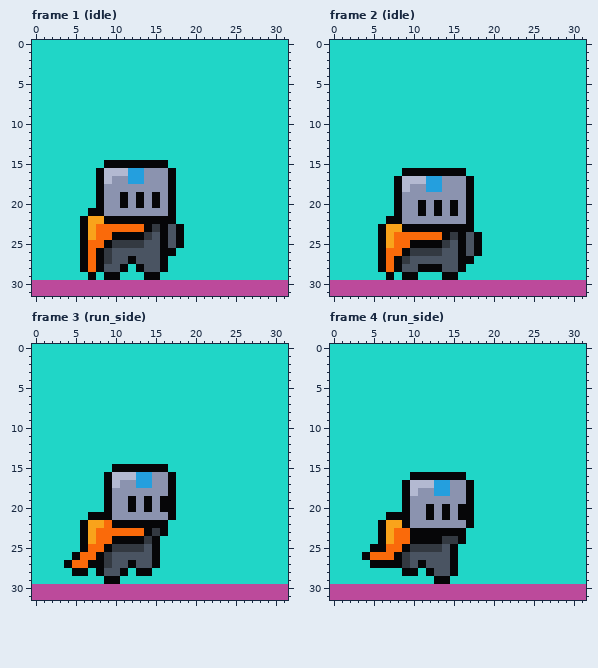
Pixel-art file: assets/sprites/WIP/Knight.ase. The picture above is the old version.
32x32 pixels, 13 frames. Shown: frame 1 (idle), frame 2 (idle), frame 3 (run_side), frame 4 (run_side). The commit also changed other frames, which this record leaves out.
The result:
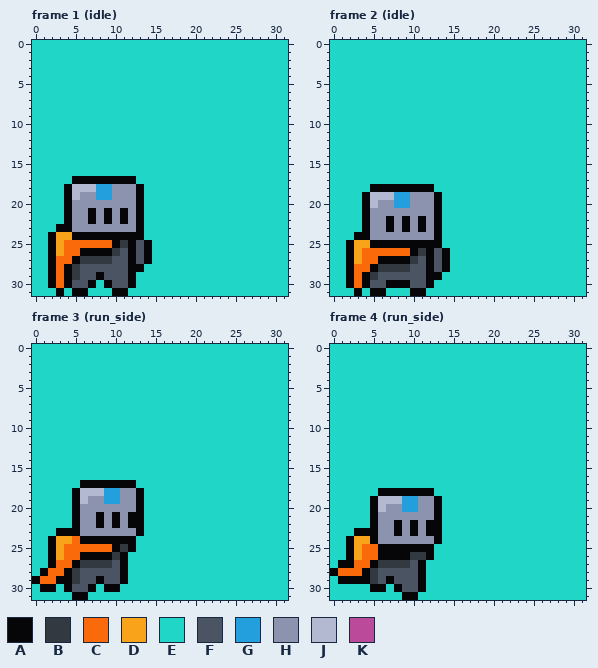
Palette (. is transparent): A #060608  B #333941  C #fa6a0a  D #f9a31b  E #20d6c7  F #4a5462  G #249fde  H #8b93af  J #b3b9d1  K #bc4a9b
The edit:
Changed rows in their new state; - is an unchanged pixel.
Frame 1 (idle), layers "knight", "Background":
first column x 0:
15 ---------EEEEEEEE---------------
16 --------EEEEEEEEEE--------------
17 -----AAA-AAAAEEEEE--------------
18 ----AJJJGG---AEEEE--------------
19 ----AJHHGG-H--EEEE--------------
20 ----AHHHH--H--EEEE--------------
21 ----AHH-HA-A-AEEEE--------------
22 ----AHHAH-H-H-EEEE--------------
23 ---AAHHHHHHHHAEEEEE-------------
24 --ADDA-AAA----EEEEE-------------
25 --ADCCC--CA-AFAEEEE-------------
26 --ADCC-A-AB-A-AEEE--------------
27 --ACCABBB-----AEE---------------
28 --ACABFFF--FA-EEE---------------
29 --ACABFFAFFFA-EE----------------
30 EEACAFFAEAFFAEEEEEEEEEEEEEEEEEEE
31 EEEAEAAEEEAAEEEEEEEEEEEEEEEEEEEE
Frame 2 (idle), layers "knight", "Background":
first column x 0:
16 ---------EEEEEEEE---------------
17 --------EEEEEEEEEE--------------
18 -----AAA-AAAAEEEEE--------------
19 ----AJJJGG---AEEEE--------------
20 ----AJHHGG-H--EEEE--------------
21 ----AHHHH--H--EEEE--------------
22 ----AHH-HA-A-AEEEE--------------
23 ----AHHAH-H-H-EEEE--------------
24 ---AAHHHHHHHHAEEEEE-------------
25 --ADDA-AAA----EEEEE-------------
26 --ADCCC--CA-AFAEEEE-------------
27 --ADCC-A-AB-A-AEEE--------------
28 --ACCABBBB-F-FAEE---------------
29 --ACABFFFFFFAAEE----------------
30 EEACAFFAAAFFAEEEEEEEEEEEEEEEEEEE
31 EEEAEAAEEEAAEEEEEEEEEEEEEEEEEEEE
Frame 3 (run_side), layers "knight", "Background":
first column x 0:
15 ----------EEEEEEE---------------
16 ---------EEEEEEEEE--------------
17 ------AAA-AAAEEEEE--------------
18 -----AJJJGG--AEEEE--------------
19 -----AJHHGG-HAEEEE--------------
20 -----AHHHH--HAEEEE--------------
21 -----AHH-HA-AAEEEE--------------
22 -----AHHAH-H--EEE---------------
23 ---AAAHHHHHHHAEEE---------------
24 --ADDC-AAA---EEE----------------
25 --ADCCC--CA-AEEE----------------
26 --ADCCAA-ABAEEEE----------------
27 --ACCABBB--AEEEE----------------
28 -ACCABFFF----EE-----------------
29 ACCAABFFAFFA--------------------
30 EAAEAFFAEAAEEEEEEEEEEEEEEEEEEEEE
31 EEEEEAAEEEEEEEEEEEEEEEEEEEEEEEEE
Frame 4 (run_side), layers "knight", "Background":
first column x 0:
16 ----------EEEEEEE---------------
17 ---------EEEEEEEEE--------------
18 ------AAA-AAAEEEEE--------------
19 -----AJJJGG--AEEEE--------------
20 -----AJHHGG-HAEEEE--------------
21 -----AHHHH--HAEEEE--------------
22 -----AHHAHA-AAEEEE--------------
23 ---AAAHHAH-H--EEE---------------
24 --ADDAHHHHHHH-EEE---------------
25 --ADCC-AA-AAAEEE----------------
26 --ADC-AA-ABBAEEE----------------
27 -AACC-BBB---EEEE----------------
28 ACCCABFFFFFAEEEE----------------
29 -AAAABFAFFFA-EE-----------------
30 EEEEEAAEAFFAEEEEEEEEEEEEEEEEEEEE
31 EEEEEEEEEAAEEEEEEEEEEEEEEEEEEEEE
